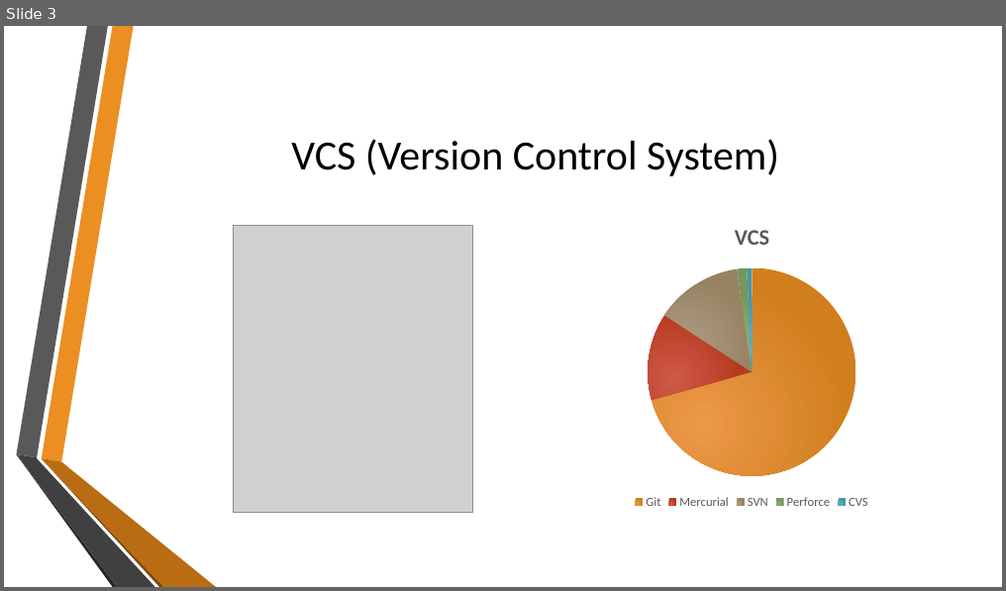
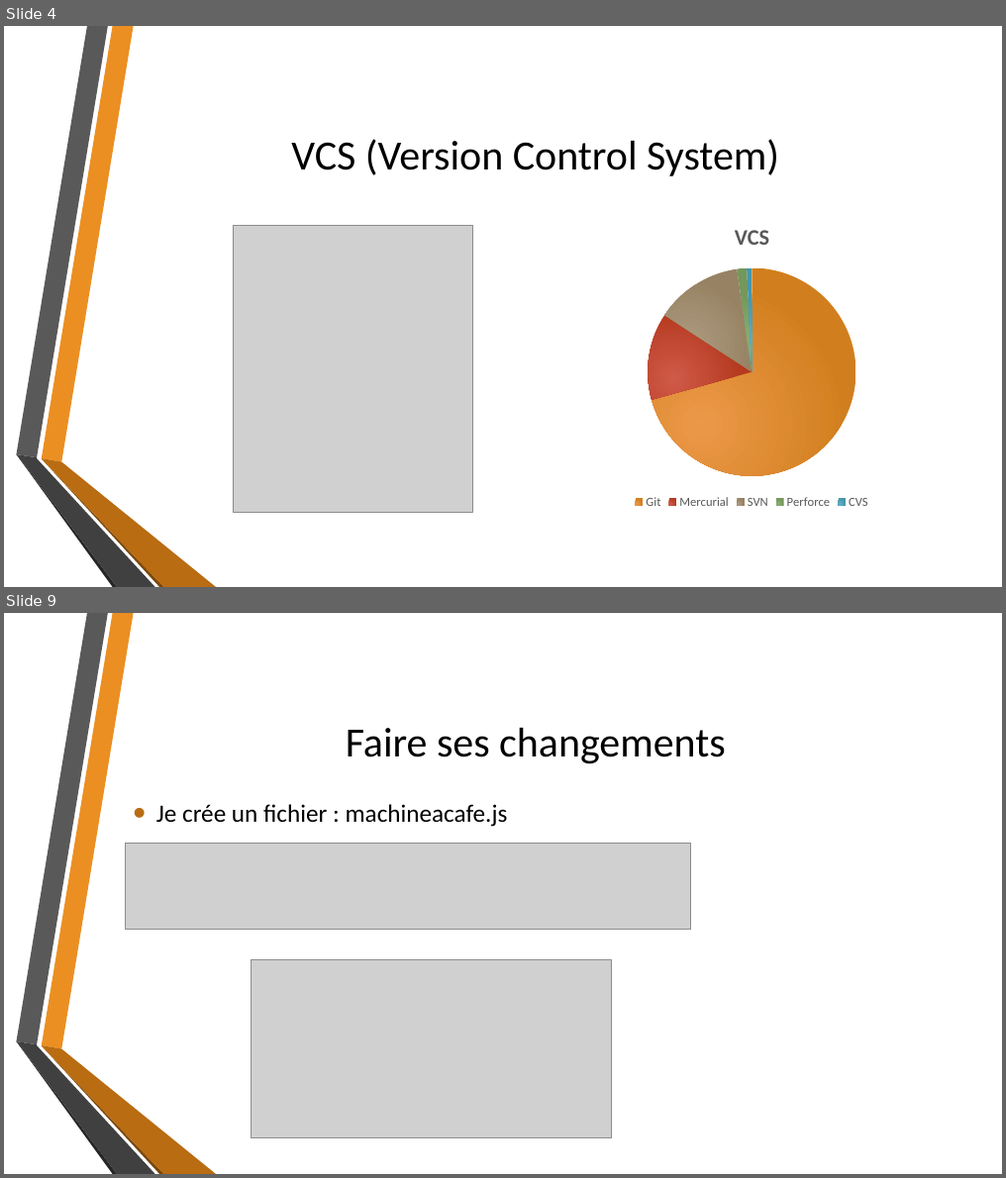
Before and after one commit to MatRenaud/Tptravailinfo, a slide deck: GitPresentation.pptx. Shown one above the other, each under a label of ours: slide 3 before the commit, slides 4 and 9 after it; the slides between them are not shown. The pictures are 1006x591 and 1006x1178 pixels, drawn with LibreOffice and Linux fonts; fonts in the diff are those of the drawing; grey boxes stand for pictures; background and template pictures are left out. Boxes give left, top, right and bottom in pixels: in the first picture for what was removed or moved away, otherwise in the second. Text is boxed around its words. In the diff, an @@ line names an element or a change of style, - is before the commit and + after.

```diff
--- a/GitPresentation.pptx
+++ b/GitPresentation.pptx
@@ slide 9 added at (4,613,1002,1174), background picture (left out); not listed: 6 template elements that a slide beside it also shows @@
@@ title added at (346,728,726,764), 40 pt, text #000000 @@
+Faire ses changements
@@ text added at (156,804,508,827), 24 pt, text #000000 @@
+• Je crée un fichier : machineacafe.js
@@ picture added at (126,843,691,929) @@
@@ picture added at (252,959,612,1139) @@
@@ what was slide 3 is now slide 4 @@
```
Also in this commit, not shown: 2 slides changed, 12 other slides added, 3 other files.
